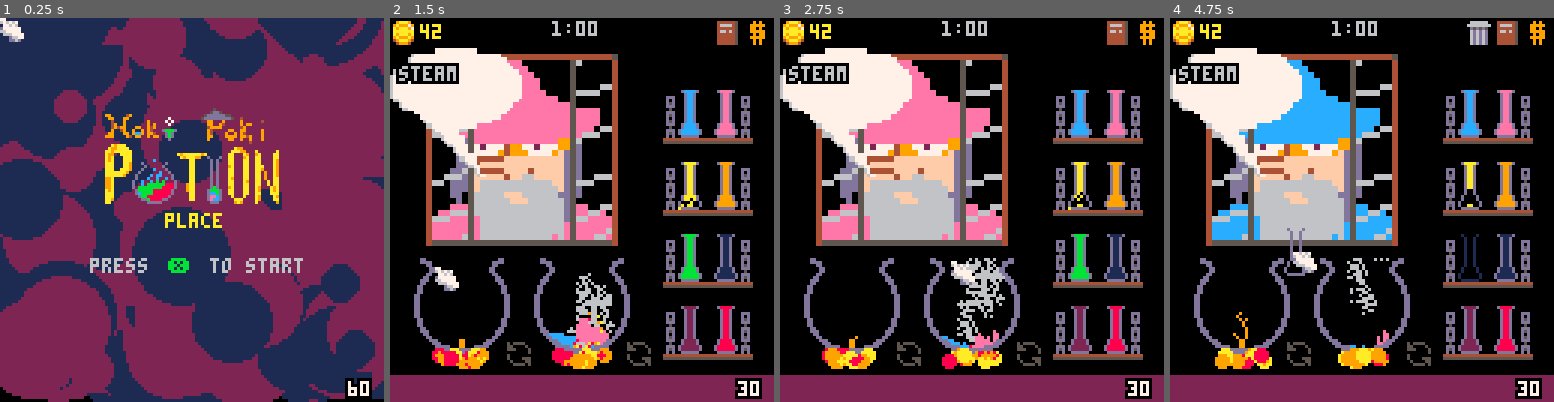
Above: before the commit, frames 1-4 (left to right).
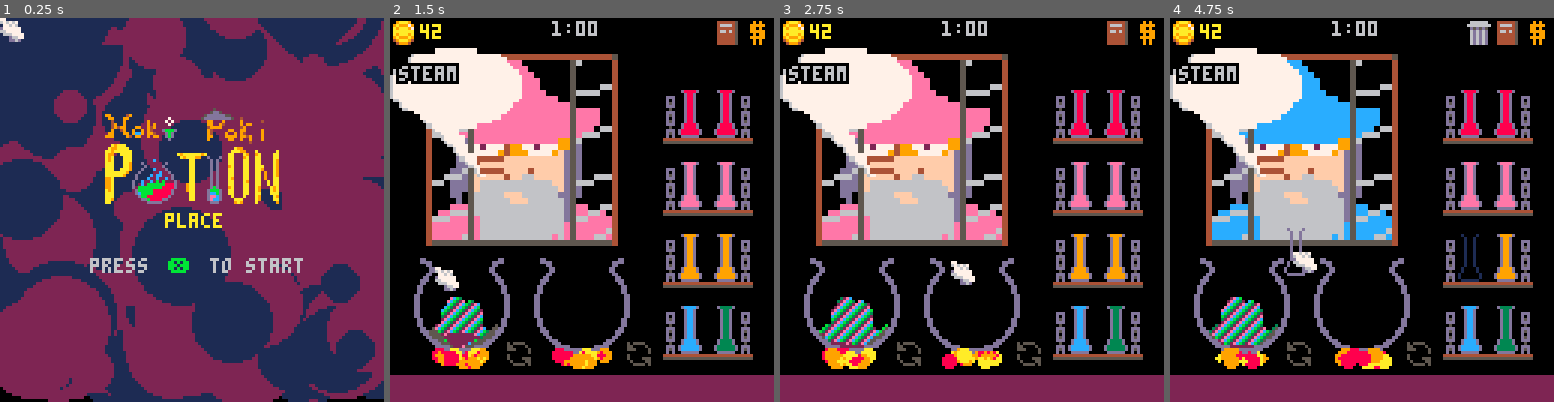
Above: after the commit, the same moments.

Repository: andbalch/cs4730_team_game
Game: PICO-8 cartridge potion.p8
Two runs of this game, one before a commit and one after it. Both use one fixed random seed, a clock stepped at 60 frames per second and the inputs below.
Inputs (mouse positions are in pixels of both pictures, inside the frame that each line leads up to):
- Up to frame 1 (0.25 s): no input
- Up to frame 2 (1.5 s): tap X (X key) at 0.33, 1.07 s; click (670, 121) at 0.67 s; click (436, 267) at 1.22 s
- Up to frame 3 (2.75 s): click (887, 114) at 1.77 s; tap X (X key) at 1.85 s; click (952, 259) at 2.32 s
- Up to frame 4 (4.75 s): click (1404, 106) at 2.87 s; tap X (X key) at 2.97, 4.08 s; click (1465, 256) at 3.42 s; click (1231, 102) at 3.97 s; click (1292, 248) at 4.52 s

The runs differ from the first frame. In frame 1, 0.4% of the frame differs, in the area x 89-97%, y 93-100%; in frame 2, 5.4%; in frame 3, 5.3%; in frame 4, 5.4%, in the area x 10-97%, y 18-100%.

Commit message:
New recipes and multicolor materials

Diff:
--- a/game.lua
+++ b/game.lua
@@ -13,6 +13,8 @@
 error_str=nil
 error_timer=0
 
+-- Potion variables.
+
 -- TOOD: Variable profits, time limits?
 potions = {
 	-- Roughly ordered by difficulty
@@ -35,23 +37,30 @@
 
 names={
 	"",
-	"holy tears",
-	"spesi cola",
+	"miasma",
+	"caustic dreams",
+	"fenwick tree",
+	"fortified runes",
+	"crimstone",
+	"steam",
+	"moonlight",
+	"dragon's blood",
 	"sweat of newt",
-	"fortified runes",
-	"gaseous materia",
-	"steam",
-	"caustic dreams",
-	"dragon's blood",
-	"fenwick tree",
-	"liquid algorithms",
+	"dreamroot spore",
 	"acid",
 	"water",
 	"",
 	"fairy dust",
 	"wyrmwood oil",
+	"magic flame",
+	"chromacrystal",
 }
 
+multicol = {}
+multicol[16]={8,9,10}
+multicol[17]={2,14,12,11,3}
+
+-- Order variables.
 pot_lim = #potions
 time_lim = 60
 time_penalty = 0.10
@@ -164,7 +173,7 @@
 	spr(ms,mx,my)
 
 	-- Draw frame count.
-	oprint(stat(7),116,121,7)
+	--oprint(stat(7),116,121,7)
 end
 
 
--- a/simulation.lua
+++ b/simulation.lua
@@ -1,4 +1,4 @@
-density={0,10,8,9,4,10,1,12,11,20,20,5,5,99,20,10,10,0,0}
+density={0,10,8,20,4,10,1,12,11,9,20,5,5,99,20,10,10,0,0}
 
 function create_sim(x,y,w,h)
 	-- Make 2D buffer.
@@ -125,6 +125,12 @@
 			for y=-1,s.h do
 				s.ra[y]=0
 			end
+		end,
+		m2c=function(s,x,y,c)
+			if c<16 then return c else
+				local cs=multicol[c]
+				return cs[1+((s.t+x+y)%#cs)]
+			end
 		end
 	}
 end
@@ -144,17 +150,17 @@
 				if s.ra[y]<60 or s.ra[y+1]<60 or s.ra[y-1]<60 then -- If the row is active.
 					local c=s:g(x,y)
 					if c~=0 and c~=13 and c~=6 then
-						-- Random movement for liquid algorithms.
+						-- Random movement for dreamwood spore.
 						if c==10 then
 							local dx=-1+2*(s.r%2)
 							local dy=((x-y-s.r)%2)
 							local m=s:try(x,y,x+dx,y+dy)
-						elseif c==9 then -- Fenwick tree growth.
+						elseif c==3 then -- Fenwick tree.
 							local dissolve=false
 							if s:neigh(x,y,12)>=2 then -- Dissolve in water.
 								s:s(x,y,12)
 								dissolve=true
-								discover(9,12,0)
+								discover(3,12,0)
 							end
 
 							-- Try falling if there is no support.
@@ -166,13 +172,13 @@
 							-- Fenwick tree growing.
 							if not fell and s.r>8 then
 								local dx=-1+flr(rnd(3))
-								if s:perm(x,y,x,y-1) and s:perm(x,y,x+dx,y-1) and s:neigh(x+dx,y-1,9)<=1 then
-									s:s(x+dx,y-1,9)
+								if s:perm(x,y,x,y-1) and s:perm(x,y,x+dx,y-1) and s:neigh(x+dx,y-1,3)<=1 then
+									s:s(x+dx,y-1,3)
 								end
 							end
 
-						elseif c==16 then -- Fire.
-							-- Convert all non-glass non-steam into more fire.
+						elseif c==16 then -- Magic flame.
+							-- Convert all non-glass non-steam into more magic flame.
 							local sc=s:neigh(x,y,6)
 							for dx=-1,1 do
 								for dy=-1,1 do
@@ -200,7 +206,7 @@
 
 							-- Liquid horizontal movement.
 							local mov=false
-							if not fell and c~=10 and c~=14 then
+							if not fell and c~=4 and c~=5 and c~=14 then
 								local d=1
 								if (y+s.r)%2==0 then d=-1 end
 								mov=s:try(x,y,x+d,y,c) or s:try(x,y,x-d,y,c)
@@ -249,12 +255,8 @@
 function draw_sim(s,dx,dy)
 	for y=0,s.h-1 do
 		for x=0,s.w-1,2 do
-			local c1 = s.b[x][y]
-			local c2 = s.b[x+1][y]
-
-			-- handle fire (16)
-			if c1==16 then c1=8 +(s.t+x+y)%3 end
-			if c2==16 then c2=8 +(s.t+x+1+y)%3 end
+			local c1=s:m2c(x,y,s.b[x][y])
+			local c2=s:m2c(x+1,y,s.b[x+1][y])
 
 			-- Writes to screen.
 			local addr=0x6000+flr((x+dx)/2)+(y+dy)*64
@@ -268,74 +270,68 @@
 
 end
 
-function mat_to_col(m)
-	if m<16 then
-		sset(s.x+x,s.y+y,c)
-	elseif c==16 then -- Draw fire.
-		sset(s.x+x,s.y+y,8+(s.t+x+y)%3)
-	end
-end
-
 -- Compares cell colors and see if their mixing causes a reaction.
 function check_recipe(c1, c2)
-	-- caustic dreams
-	if cmp(c1, c2, 12, 15) then
+	-- crimstone = water + dragon's blood
+	if cmp(c1,c2,12,8) then
+		discover(c1,c2,5)
+		return 5
+	-- fenwick tree = dragon's blood + fairy dust
+	elseif cmp(c1,c2,8,14) then
+		discover(c1,c2,3)
+		return 3
+	-- caustic dreams = fairy dust + sweat of newt
+	elseif cmp(c1,c2,14,9) then
+		discover(c1,c2,2)
+		return 2
+	-- fortified runes = crimstone + sweat of newt
+	elseif cmp(c1,c2,5,9) then
+		discover(c1,c2,4)
+		return 4
+	-- acid = dragon's blood + sweat of newt
+	elseif cmp(c1,c2,9,8) then
+		discover(c1,c2,11)
+		return 11
+	-- dreamroot spore = fenwick tree + caustic dreams
+	elseif cmp(c1,c2,2,3) then
+		discover(c1,c2,10)
+		return 10
+	-- moonlight = acid + fairy dust
+	elseif cmp(c1,c2,11,14) then
 		discover(c1,c2,7)
 		return 7
-	-- fortified runes
-	elseif cmp(c1, c2, 15, 14) then
-		discover(c1,c2,4)
-		return 4
-	-- gaseous materia
-	elseif cmp(c1, c2, 12, 4) then
-		discover(c1,c2,5)
-		return 5
-	-- dragon's blood
-	elseif cmp(c1, c2, 7, 14) then
-		discover(c1,c2,6)
-		return 8
-	-- spesi cola
-	elseif cmp(c1, c2, 4, 7) then
-		discover(c1,c2,2)
-		return 2
-	-- sweat of newt
-	elseif cmp(c1, c2, 15, 5) then
-		discover(c1,c2,3)
-		return 3
-	-- dew of miasma
-	elseif cmp(c1, c2, 7, 5) then
-		discover(c1,c2,6)
-		return 6
-	-- fenwick tree
-	elseif cmp(c1, c2, 2, 4) then
-		discover(c1,c2,9)
-		return 9
-	-- holy tears
-	elseif cmp(c1, c2, 3, 4) then
+	-- wyrmwood oil = fortified runes + moonlight
+	elseif cmp(c1,c2,4,7) then
+		discover(c1,c2,15)
+		return 15
+	-- miasma = moonlight + caustic dreams
+	elseif cmp(c1,c2,7,2) then
 		discover(c1,c2,1)
 		return 1
-	-- liquid algorithms
-	elseif cmp(c1, c2, 9, 1) then
-		discover(c1,c2,10)
-		return 10
-
-	-- TODO: expand to include dangerous reactions. Can indicate these with a global or by returning a val > 15?
-	-- Overflow: water (12) + fairy dust (14)
+	-- chromacrystal = crimstone + caustic dreams
+	elseif cmp(c1,c2,5,2) then
+		discover(c1,c2,17)
+		return 17
+	-- water = chromacrystal + water
+	elseif cmp(c1,c2,17,12) then
+		discover(c1,c2,12)
+		return 12
+	-- explosion = water + fairy dust
 	elseif cmp(c1, c2, 12, 14) then
-		-- cauldron is completely filled with fairy dust (or water? whichever)
+		discover(c1,c2,16)
 		return 16
 
-		-- Explosion: dragon's blood (8) + spesi cola (2)
-	elseif cmp(c1, c2, 8, 2) then
+	-- Explosion: dragon's blood (8) + spesi cola (2)
+	--elseif cmp(c1, c2, 8, 2) then
 		-- screen flashes and everything in the cauldron is gone?
-		return 17
-
-		-- Double time: holy tears (1) + spesi cola (2)
-	elseif cmp(c1, c2, 2, 1) then
+		--return 17
+
+	-- Double time: holy tears (1) + spesi cola (2)
+	--elseif cmp(c1, c2, 2, 1) then
 		-- change time_mod parameter to 2, make sure to change back!
 
-		-- Half profit: dew of miasma (6) + gaseous materia (5)
-	elseif cmp(c1, c2, 6, 5) then
+	-- Half profit: dew of miasma (6) + gaseous materia (5)
+	--elseif cmp(c1, c2, 6, 5) then
 		-- exactly what it sounds, need some sort of a global profit var to modify
 
 	-- invalid recipe -> do nothing
@@ -348,15 +344,3 @@
 function cmp(c1, c2, v1, v2)
 	return (c1==v1 and c2==v2) or (c1==v2 and c2==v1)
 end
-
--- overwrites every cell in the current simulation to color c, useful for overflow and explosion effects
-function overwrite(s, c)
-	for x=0,s.w-1 do
-		for y=s.h,0,-1 do
-			local cur_c=s:g(x,y)
-			if cur_c ~= 13 then
-				s:s(x,y,c)
-			end
-		end
-	end
-end
Not shown, changed: 30 lines of the sprite sheet (__gfx__) section of potion.p8
